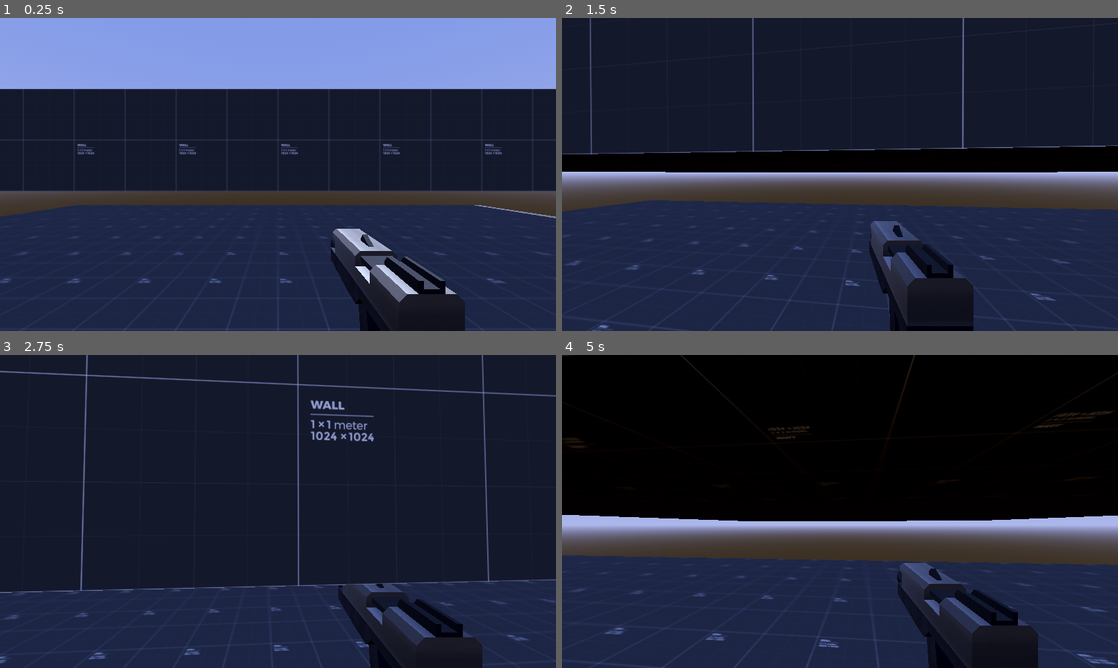
Above: before the commit, frames 1-4 (two rows, left to right).
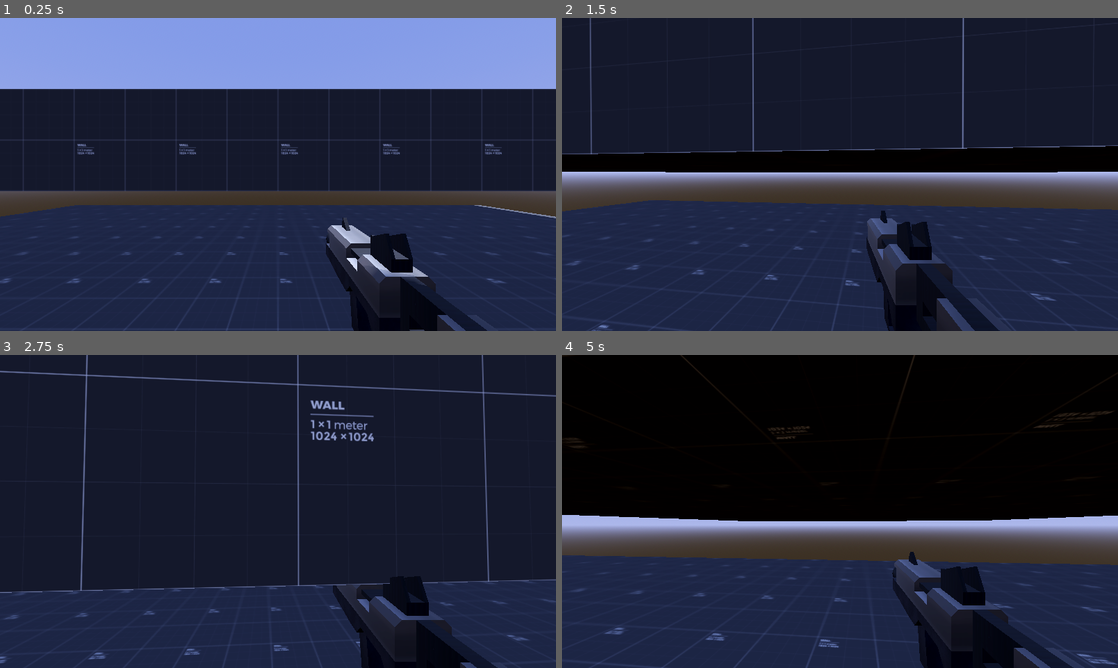
Above: after the commit, the same moments.

Repository: Xluis5365/Blitz-Fury
Game: Godot game, scene res://Scenes/test_main.tscn
Two runs of this game, one before a commit and one after it. Both use one fixed random seed, a clock stepped at 60 frames per second and the inputs below.
Inputs (mouse positions are in pixels of both pictures, inside the frame that each line leads up to):
- Up to frame 1 (0.25 s): no input
- Up to frame 2 (1.5 s): tap Enter (ui_accept) at 0.5, 0.77 s; move the mouse to (867, 174) at 0.52 s; hold Ctrl (crouch) 0.53-1.28 s; hold W (forward) from 0.53 s (still down); move the mouse to (812, 174) at 1.27 s; tap Ctrl (crouch) at 1.35 s
- Up to frame 3 (2.75 s): keep holding W (forward); tap Enter (ui_accept) at 1.52 s; move the mouse to (289, 505) at 2.02 s; hold Alt (free_look) from 2.03 s (still down); tap Ctrl (crouch) at 2.3 s
- Up to frame 4 (5 s): keep holding W (forward); move the mouse to (834, 517) at 2.77 s; release Alt (free_look) at 2.78 s; tap Shift (sprint) at 2.85 s; tap Enter (ui_accept) at 3.02, 3.77, 4.52 s; tap Ctrl (crouch) at 3.05, 4.35 s; move the mouse to (878, 514) at 3.52 s; hold Ctrl (crouch) 3.53-4.28 s; tap Escape (ui_cancel) at 4.15 s; move the mouse to (795, 508) at 4.27 s

The runs differ from the first frame. In frame 1, 2.7% of the frame differs, in the area x 58-88%, y 63-100%; in frame 2, 2.3%; in frame 3, 2.0%; in frame 4, 2.4%.

Commit message:
Changed Blaster model and added Machin Gun model

Diff:
--- /dev/null
+++ b/Models/Protypes/Model_scnenes/blasterwithscope.tscn
@@ -0,0 +1,8 @@
+[gd_scene load_steps=2 format=3 uid="uid://buhru3ptjxqnh"]
+
+[ext_resource type="PackedScene" uid="uid://cpnwedonamsn" path="res://Models/Protypes/BlasterWithScope.glb" id="1_vlv6c"]
+
+[node name="BlasterWithScope" instance=ExtResource("1_vlv6c")]
+
+[node name="mergedBlocks(Clone)" parent="." index="0"]
+transform = Transform3D(0.3, 0, 0, 0, 0.3, 0, 0, 0, 0.3, -0.366695, 0, 0.603484)
--- a/Scenes/Player.gd
+++ b/Scenes/Player.gd
@@ -7,9 +7,14 @@
 @onready var camera_3d: Camera3D = $neck/head/eyes/Camera3D
 @onready var eyes: Node3D = $neck/head/eyes
 
+@onready var standing_mesh: MeshInstance3D = $Standing_Mesh
+@onready var crouched_mesh: MeshInstance3D = $Crouched_Mesh
+
 @onready var standing_collision_shape: CollisionShape3D = $Standing_Collision_Shape
 @onready var crouched_collision_shape: CollisionShape3D = $Crouched_Collision_Shape
 @onready var ray_cast_3d: RayCast3D = $RayCast3D
+
+@onready var anim_player: AnimationPlayer = $AnimationPlayer
 
 # Speed Vars
 
@@ -66,6 +71,9 @@
 	Input.set_mouse_mode(Input.MOUSE_MODE_CAPTURED)
 
 func _input(event: InputEvent) -> void:
+	if Input.is_action_just_pressed("ui_cancel"):
+		if Input.get_mouse_mode() == Input.MOUSE_MODE_CAPTURED:
+			Input.set_mouse_mode(Input.MOUSE_MODE_VISIBLE)
 	if event is InputEventMouseMotion:
 		if free_looking:
 			neck.rotate_y(deg_to_rad(-event.relative.x * mouse_sens))
@@ -79,6 +87,8 @@
 	# Setting movement input
 	var input_dir := Input.get_vector("left", "right", "forward", "backward")
 
+
+
 	#Handle Movement state
 
 	#Crouching
@@ -87,6 +97,8 @@
 		head.position.y = lerp(head.position.y,crouching_depth, delta * lerp_speed)
 		standing_collision_shape.disabled = true
 		crouched_collision_shape.disabled = false
+		standing_mesh.visible = false
+		crouched_mesh.visible = true
 
 		# Slide begin logic
 		if sprinting && input_dir != Vector2.ZERO:
@@ -105,6 +117,8 @@
 	elif !ray_cast_3d.is_colliding():
 		standing_collision_shape.disabled = false
 		crouched_collision_shape.disabled = true
+		standing_mesh.visible = true
+		crouched_mesh.visible = false
 		head.position.y = lerp(head.position.y,0.0, delta * lerp_speed)
 
 		if Input.is_action_pressed("sprint"):
@@ -172,6 +186,12 @@
 		velocity.y = JUMP_VELOCITY
 		sliding = false
 
+	# Handle Idle animations
+	if input_dir == Vector2.ZERO and is_on_floor():
+		anim_player.play("blaster_withscope_idle")
+	else:
+		anim_player.play("RESET")
+
 	# Get the input direction and handle the movement/deceleration.
 	# As good practice, you should replace UI actions with custom gameplay actions.
 	direction = lerp(direction, (transform.basis * Vector3(input_dir.x, 0, input_dir.y)).normalized(), delta*lerp_speed)
--- a/Scenes/Player/player.tscn
+++ b/Scenes/Player/player.tscn
@@ -1,16 +1,122 @@
-[gd_scene load_steps=5 format=3 uid="uid://dysr4vh5uqf4k"]
+[gd_scene load_steps=11 format=3 uid="uid://dysr4vh5uqf4k"]
 
 [ext_resource type="Script" path="res://Scenes/Player.gd" id="1_4pe3u"]
-[ext_resource type="PackedScene" uid="uid://ln8bd5ulkqo1" path="res://Models/Protypes/Model_scnenes/blaster_with_scope.tscn" id="2_d0t7s"]
+[ext_resource type="PackedScene" uid="uid://buhru3ptjxqnh" path="res://Models/Protypes/Model_scnenes/blasterwithscope.tscn" id="3_851iq"]
+
+[sub_resource type="CapsuleMesh" id="CapsuleMesh_6itpo"]
+
+[sub_resource type="CapsuleMesh" id="CapsuleMesh_nsunx"]
+height = 1.5
 
 [sub_resource type="CapsuleShape3D" id="CapsuleShape3D_v4ofs"]
 
 [sub_resource type="CapsuleShape3D" id="CapsuleShape3D_oote2"]
 height = 1.3
 
+[sub_resource type="Animation" id="Animation_utjk1"]
+resource_name = "blaster_withscope_idle"
+length = 3.0
+loop_mode = 1
+tracks/0/type = "value"
+tracks/0/imported = false
+tracks/0/enabled = true
+tracks/0/path = NodePath("neck/head/WeaponManager/FPS_Rig/BlasterWithScope:position")
+tracks/0/interp = 1
+tracks/0/loop_wrap = true
+tracks/0/keys = {
+"times": PackedFloat32Array(0, 1.5),
+"transitions": PackedFloat32Array(-2, -2),
+"update": 0,
+"values": [Vector3(0.278251, -0.517, -0.512637), Vector3(0.278251, -0.517, -0.568254)]
+}
+tracks/1/type = "value"
+tracks/1/imported = false
+tracks/1/enabled = true
+tracks/1/path = NodePath("neck/head/WeaponManager/FPS_Rig/BlasterWithScope:rotation")
+tracks/1/interp = 1
+tracks/1/loop_wrap = true
+tracks/1/keys = {
+"times": PackedFloat32Array(0, 1.5),
+"transitions": PackedFloat32Array(-2, -2),
+"update": 0,
+"values": [Vector3(0, -1.5708, 0), Vector3(6.20038e-09, -1.5708, 0.144339)]
+}
+
+[sub_resource type="Animation" id="Animation_xcd2n"]
+length = 0.001
+tracks/0/type = "value"
+tracks/0/imported = false
+tracks/0/enabled = true
+tracks/0/path = NodePath("neck/head/WeaponManager/FPS_Rig/BlasterWithScope:position")
+tracks/0/interp = 1
+tracks/0/loop_wrap = true
+tracks/0/keys = {
+"times": PackedFloat32Array(0),
+"transitions": PackedFloat32Array(1),
+"update": 0,
+"values": [Vector3(0.278251, -0.517, -0.512637)]
+}
+tracks/1/type = "value"
+tracks/1/imported = false
+tracks/1/enabled = true
+tracks/1/path = NodePath("neck/head/WeaponManager/FPS_Rig/BlasterWithScope:rotation")
+tracks/1/interp = 1
+tracks/1/loop_wrap = true
+tracks/1/keys = {
+"times": PackedFloat32Array(0),
+"transitions": PackedFloat32Array(1),
+"update": 0,
+"values": [Vector3(0, -1.5708, 0)]
+}
+
+[sub_resource type="Animation" id="Animation_re2f0"]
+resource_name = "blaster_withscope_shoot"
+length = 0.4
+loop_mode = 1
+tracks/0/type = "value"
+tracks/0/imported = false
+tracks/0/enabled = true
+tracks/0/path = NodePath("neck/head/WeaponManager/FPS_Rig/BlasterWithScope:rotation")
+tracks/0/interp = 1
+tracks/0/loop_wrap = true
+tracks/0/keys = {
+"times": PackedFloat32Array(0, 0.4),
+"transitions": PackedFloat32Array(0.5, 1),
+"update": 0,
+"values": [Vector3(-5.27407e-09, -1.5708, -0.120951), Vector3(0, -1.5708, 0)]
+}
+tracks/1/type = "value"
+tracks/1/imported = false
+tracks/1/enabled = true
+tracks/1/path = NodePath("neck/head/WeaponManager/FPS_Rig/BlasterWithScope:position")
+tracks/1/interp = 1
+tracks/1/loop_wrap = true
+tracks/1/keys = {
+"times": PackedFloat32Array(0, 0.4),
+"transitions": PackedFloat32Array(0.5, 1),
+"update": 0,
+"values": [Vector3(0.278251, -0.517, -0.512637), Vector3(0.278251, -0.517, -0.512637)]
+}
+
+[sub_resource type="AnimationLibrary" id="AnimationLibrary_13sqd"]
+_data = {
+"RESET": SubResource("Animation_xcd2n"),
+"blaster_withscope_idle": SubResource("Animation_utjk1"),
+"blaster_withscope_shoot": SubResource("Animation_re2f0")
+}
+
 [node name="Player" type="CharacterBody3D"]
 transform = Transform3D(1, 0, 0, 0, 1, 0, 0, 0, 1, 0, 1, 0)
 script = ExtResource("1_4pe3u")
+
+[node name="Standing_Mesh" type="MeshInstance3D" parent="."]
+visible = false
+mesh = SubResource("CapsuleMesh_6itpo")
+
+[node name="Crouched_Mesh" type="MeshInstance3D" parent="."]
+transform = Transform3D(1, 0, 0, 0, 1, 0, 0, 0, 1, 0, -0.250463, 0)
+visible = false
+mesh = SubResource("CapsuleMesh_nsunx")
 
 [node name="Standing_Collision_Shape" type="CollisionShape3D" parent="."]
 shape = SubResource("CapsuleShape3D_v4ofs")
@@ -33,7 +139,15 @@
 
 [node name="Camera3D" type="Camera3D" parent="neck/head/eyes"]
 
-[node name="hands" type="Node3D" parent="neck/head"]
+[node name="WeaponManager" type="Node3D" parent="neck/head"]
 
-[node name="Blaster_WithScope" parent="neck/head/hands" instance=ExtResource("2_d0t7s")]
-transform = Transform3D(-4.37114e-08, 0, -1, 0, 1, 0, 1, 0, -4.37114e-08, 0.278251, -0.517, -0.819868)
+[node name="FPS_Rig" type="Node3D" parent="neck/head/WeaponManager"]
+
+[node name="BlasterWithScope" parent="neck/head/WeaponManager/FPS_Rig" instance=ExtResource("3_851iq")]
+transform = Transform3D(-4.37114e-08, 0, -1, 0, 1, 0, 1, 0, -4.37114e-08, 0.278251, -0.517, -0.512637)
+
+[node name="AnimationPlayer" type="AnimationPlayer" parent="."]
+libraries = {
+"": SubResource("AnimationLibrary_13sqd")
+}
+playback_default_blend_time = 0.05
Binary file added: Models/Protypes/BlasterWithScope.glb
Not shown, added: Models/Protypes/BlasterWithScope.glb.import
Renamed: Models/Protypes/Blaster_WithScope_2.png -> Models/Protypes/BlasterWithScope_0.png
Not shown, added: Models/Protypes/BlasterWithScope_0.png.import
Renamed: Models/Protypes/Blaster_WithScope_1.png -> Models/Protypes/BlasterWithScope_1.png
Not shown, changed: Models/Protypes/BlasterWithScope_1.png.import
Renamed: Models/Protypes/Blaster_WithScope_0.png -> Models/Protypes/BlasterWithScope_2.png
Not shown, added: Models/Protypes/BlasterWithScope_2.png.import
Binary file removed: Models/Protypes/Blaster_WithScope.glb
Binary file added: Models/Protypes/MachineGun.glb
Not shown, changed: Models/Protypes/MachineGun.glb.import
Binary file added: Models/Protypes/MachineGun_0.png
(and 3 more such lines)
